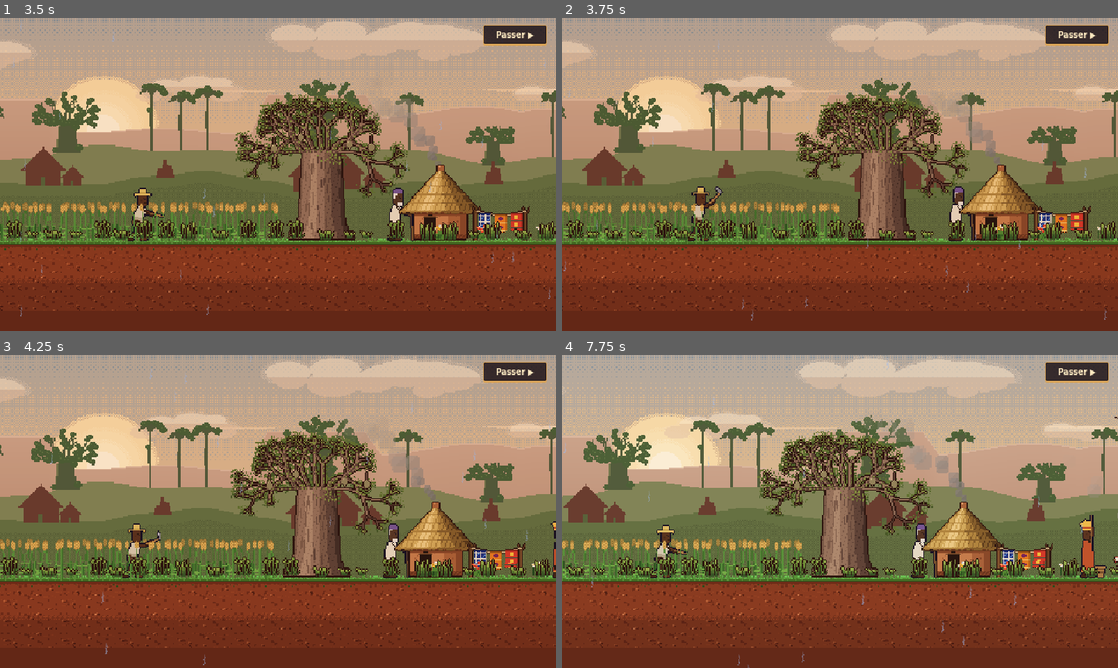
Above: before the commit, frames 1-4 (two rows, left to right).
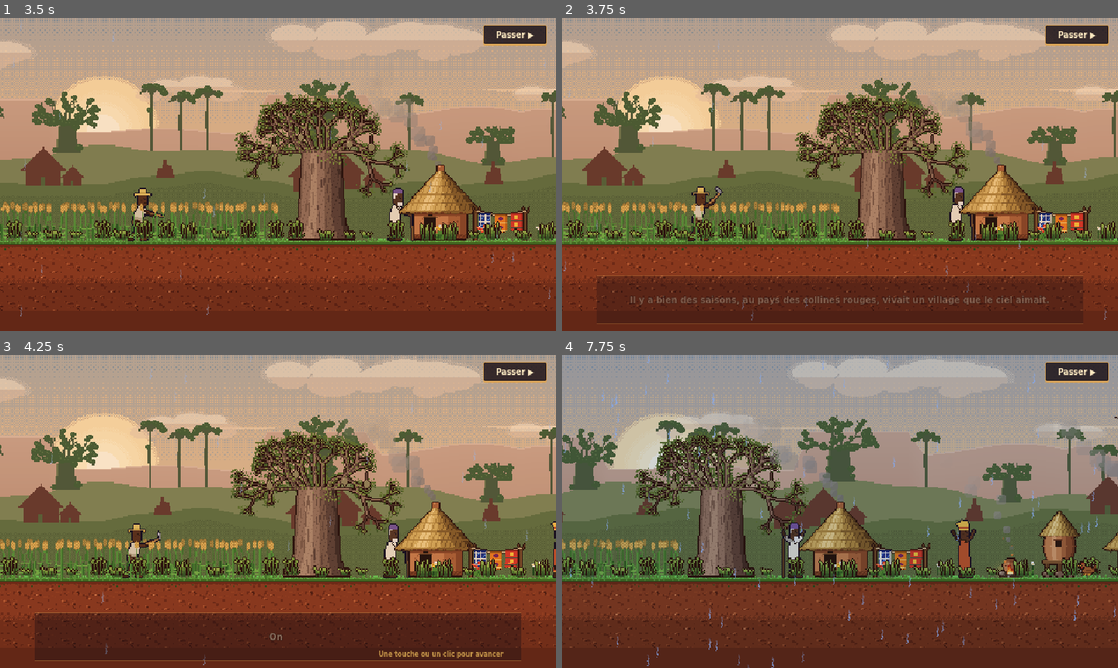
Above: after the commit, the same moments.

Repository: maximghost/xevioso
Game: Godot game, scene res://scenes/ui/title_screen.tscn
Two runs of this game, one before a commit and one after it. Both use one fixed random seed, a clock stepped at 60 frames per second and the inputs below.
Inputs (mouse positions are in pixels of both pictures, inside the frame that each line leads up to):
- Up to frame 1 (3.5 s): click "Nouvelle partie" at 0.5 s; tap Enter (ui_accept) at 1.25, 2.3 s; move the mouse to (400, 158) at 1.27 s; hold D (move_right) 1.28-2.03 s; hold Enter (ui_accept) 1.28-2.03 s; click (400, 158) at 1.42 s; tap Space (jump) at 1.52, 1.55, 1.82, 2.1, 2.27, 2.57, 3.05 s; move the mouse to (166, 190) at 2.02 s; hold S (move_down) 2.03-2.78 s; click (166, 190) at 2.17 s; move the mouse to (333, 105) at 2.77 s; hold D (move_right) from 2.78 s (still down); hold K (ability) from 2.78 s (still down); click (333, 105) at 2.92 s
- Up to frame 2 (3.75 s): move the mouse to (812, 237) at 3.52 s; release D (move_right) at 3.53 s; release K (ability) at 3.53 s; hold W (move_up) from 3.53 s (still down); tap J (attack) at 3.6 s; click (812, 237) at 3.67 s
- Up to frame 3 (4.25 s): keep holding W (move_up); tap Space (jump) at 3.77, 4.07 s; tap Enter (ui_accept) at 3.8 s
- Up to frame 4 (7.75 s): move the mouse to (1006, 558) at 4.27 s; release W (move_up) at 4.28 s; hold Space (jump) 4.28-5.03 s; hold A (move_left) 4.28-5.78 s; tap L (lightning) at 4.35 s; click (1006, 558) at 4.42 s; tap Escape (pause) at 4.9 s; move the mouse to (673, 464) at 5.02 s; tap Tab (switch_hero) at 5.1 s; click (673, 464) at 5.17 s; tap Space (jump) at 5.27, 5.57, 6.05, 6.77, 7.07, 7.52, 7.55 s; tap Enter (ui_accept) at 5.3, 6.8 s; move the mouse to (867, 511) at 5.77 s; hold S (move_down) 5.78-6.53 s; hold Enter (ui_accept) 5.78-6.53 s; click (867, 511) at 5.92 s; move the mouse to (756, 433) at 6.52 s; hold D (move_right) 6.53-7.28 s; tap T at 6.6 s; click (756, 433) at 6.67 s; move the mouse to (962, 495) at 7.27 s; hold W (move_up) from 7.28 s (still down); hold Enter (ui_accept) from 7.28 s (still down); click (962, 495) at 7.42 s

Frame 1 is identical in both runs. In frame 2, 3.3% of the frame differs, in the area x 6-94%, y 82-98%; in frame 3, 13%; in frame 4, 62%, in the area x 0-100%, y 0-100%.

Commit message:
Intro : avancer le récit au toucher, au clic ou à n'importe quelle touche
- Le récit écoute avant l'interface (rien n'avale plus le toucher sur mobile) ;
  un premier appui affiche la phrase entière, le suivant passe à la suite.
  Le toucher sur « Passer » reste pour « Passer ».
- Entre deux phrases, un toucher presse la mise en scène : les pauses
  s'abrègent et la caméra glisse quatre fois plus vite.
- Rappel discret « Touchez l'écran pour avancer » (ou « Une touche ou un clic »)
  sur les deux premières phrases.

Diff:
--- a/scenes/story/intro.gd
+++ b/scenes/story/intro.gd
@@ -99,6 +99,9 @@
 var _caption_label: Label
 var _caption_next: Label
 var _advance_requested: bool = false
+var _hint: Label                     # « toucher pour avancer », sur les premières phrases
+var _told: int = 0
+var _hurry: bool = false              # le joueur a touché l'écran hors du récit : on presse le pas
 
 
 func _ready() -> void:
@@ -111,6 +114,7 @@
 	add_child(_ui)
 	for node in [_flash, _fade, _skip]:
 		node.reparent(_ui, false)
+	mouse_filter = Control.MOUSE_FILTER_IGNORE
 	_flash.color.a = 0.0
 	_fade.color.a = 1.0
 	_skip.pressed.connect(_leave)
@@ -239,8 +243,7 @@
 		_porteuse_walk.kill()
 	for role in ["pileuse", "porteuse", "garcon", "fille", "cultivateur", "ancien"]:
 		_v[role].play(StringName(role + ("_dance" if role in ["garcon", "fille"] else "_joy")))
-	if pan.is_running():
-		await pan.finished
+	await _await_tween(pan)
 	await _tell(&"avant", 2)
 	await _pause(2.0)
 
@@ -262,8 +265,7 @@
 	pan.tween_property(_camera, "position:x", ALTAR_X - 60.0, 9.0).set_trans(Tween.TRANS_SINE).set_ease(Tween.EASE_IN_OUT)
 	await _pause(3.0)
 	await _tell(&"sanctuaire", 0)
-	if pan.is_running():
-		await pan.finished
+	await _await_tween(pan)
 	# Le prêtre s'incline devant la pierre ; elle répond par un éclat.
 	Fx.sparks(_lit, _stone.position, Color(0.6, 0.8, 1.0), 10)
 	await _tell(&"sanctuaire", 1)
@@ -321,8 +323,7 @@
 	glide.tween_property(adaka, "position:x", ALTAR_X - ADAKA_HAND.x, 7.0).set_trans(Tween.TRANS_SINE).set_ease(Tween.EASE_OUT)
 	create_tween().tween_property(_camera, "position:x", ALTAR_X - 40.0, 7.0).set_trans(Tween.TRANS_SINE).set_ease(Tween.EASE_IN_OUT)
 	await _tell(&"vol", 1)
-	if glide.is_running():
-		await glide.finished
+	await _await_tween(glide)
 	await _tell(&"vol", 2)
 	if _leaving: return
 
@@ -1202,6 +1203,22 @@
 	_caption_next.offset_bottom = -10
 	_caption_next.visible = false
 	_ui.add_child(_caption_next)
+	_hint = Label.new()
+	_hint.text = "Touchez l'écran pour avancer" if DisplayServer.is_touchscreen_available() \
+		else "Une touche ou un clic pour avancer"
+	_hint.add_theme_font_size_override("font_size", 8)
+	_hint.add_theme_color_override("font_color", Color(0.85, 0.66, 0.32, 0.85))
+	_hint.anchor_left = 1.0
+	_hint.anchor_right = 1.0
+	_hint.anchor_top = 1.0
+	_hint.anchor_bottom = 1.0
+	_hint.offset_left = -240
+	_hint.offset_right = -60
+	_hint.offset_top = -21
+	_hint.offset_bottom = -9
+	_hint.horizontal_alignment = HORIZONTAL_ALIGNMENT_RIGHT
+	_hint.visible = false
+	_ui.add_child(_hint)
 
 
 ## Le conteur dit une phrase, lentement, puis laisse le temps de la lire.
@@ -1215,6 +1232,8 @@
 	_caption_label.text = text
 	_caption_label.visible_ratio = 0.0
 	_caption_next.visible = false
+	_hint.visible = _told < 2       # on rappelle comment avancer sur les deux premières phrases
+	_told += 1
 	_advance_requested = false
 	# Le texte s'écrit (24 caractères par seconde) ; un toucher l'affiche en entier.
 	var shown := 0.0
@@ -1236,6 +1255,7 @@
 		_caption_next.modulate.a = 0.5 + 0.5 * sin(_time * 5.0)
 	_advance_requested = false
 	_caption_next.visible = false
+	_hint.visible = false
 	if _leaving:
 		return
 	await create_tween().tween_property(_caption, "modulate:a", 0.0, 0.35).finished
@@ -1243,26 +1263,60 @@
 	await _pause(0.5)
 
 
-func _unhandled_input(event: InputEvent) -> void:
-	if _caption == null or not _caption.visible:
+## Le récit avance au premier geste : toucher l'écran, cliquer, ou n'importe quelle touche
+## (un premier appui affiche toute la phrase, le suivant passe à la phrase d'après).
+## On écoute avant l'interface : rien ne doit pouvoir avaler le toucher.
+func _input(event: InputEvent) -> void:
+	if _caption == null or _leaving or (_box != null and _box._panel.visible):
 		return
-	var pressed: bool = (event is InputEventMouseButton and event.pressed) \
-		or (event is InputEventScreenTouch and event.pressed) \
-		or event.is_action_pressed("ui_accept") or event.is_action_pressed("jump")
-	if pressed:
-		_advance_requested = true
-		Audio.play(&"caption_next")
-		get_viewport().set_input_as_handled()
+	var pressed := false
+	var where := Vector2(-1, -1)
+	if event is InputEventScreenTouch and event.pressed:
+		pressed = true
+		where = event.position
+	elif event is InputEventMouseButton and event.pressed:
+		# Sur écran tactile, chaque toucher produit aussi un faux clic : on ne compte que le toucher.
+		pressed = event.device != InputEvent.DEVICE_ID_EMULATION
+		where = event.position
+	elif event is InputEventKey and event.pressed and not event.echo:
+		pressed = event.physical_keycode != KEY_ESCAPE
+	elif event is InputEventJoypadButton and event.pressed:
+		pressed = true
+	if not pressed:
+		return
+	# Un toucher sur « Passer » reste pour « Passer ».
+	if where.x >= 0.0 and _skip.get_global_rect().has_point(where):
+		return
+	if not _caption.visible:
+		_hurry = true          # entre deux phrases : la mise en scène presse le pas
+		return
+	_advance_requested = true
+	Audio.play(&"caption_next")
+	get_viewport().set_input_as_handled()
 
 
 # ---------------------------------------------------------------------------
 # Transitions, lumière, caméra
 # ---------------------------------------------------------------------------
 
+## Une pause dans la mise en scène ; un toucher (ou une touche) l'abrège.
 func _pause(seconds: float) -> void:
 	if _leaving:
 		return
-	await get_tree().create_timer(seconds).timeout
+	_hurry = false
+	var waited := 0.0
+	while waited < seconds and not _hurry and not _leaving:
+		await get_tree().process_frame
+		waited += get_process_delta_time()
+
+
+## Attend la fin d'un mouvement (caméra, glissade) ; un toucher le fait aller quatre fois plus vite.
+func _await_tween(tween: Tween) -> void:
+	_hurry = false
+	while tween != null and tween.is_valid() and tween.is_running() and not _leaving:
+		if _hurry:
+			tween.set_speed_scale(4.0)
+		await get_tree().process_frame
 
 
 func _fade_in(duration: float = 1.0) -> void:
